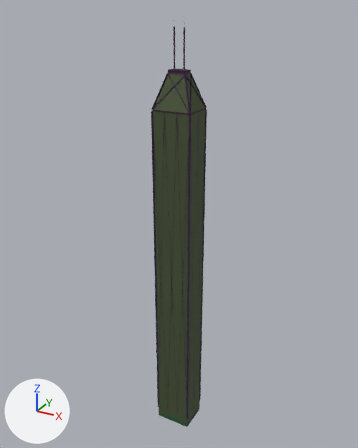
Renders of the glTF model public/assets/buildings/tower_n.glb from each side of a commit.
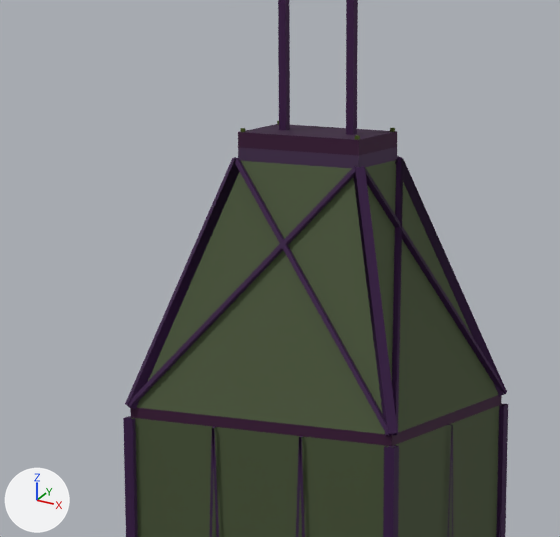
There are two pictures of each version: one whole from a camera (50 mm lens) standing at (188.0, -343.0, 383.0) and looking at (-5.0, 8.0, 207.0), one close up on the part from 37% to 60% of the width and 11% to 29% of the height. The axes (+X, +Y, +Z) are drawn at lower left. The lights are the same throughout. The older version's two pictures come first. Vertices at exactly the same position are counted once.

Script lines for the objects in view, before the commit:
```python
me_tower_n = bpy.data.meshes.new('tower_n')
me_tower_n.from_pydata(...)  # 440 vertices, 502 faces; spans x -0.09..0.09, y -0.08..0.08, z -1.0..1.0
me_tower_n.materials.append(mat_m_facade)
ob_tower_n = bpy.data.objects.new('tower_n', me_tower_n)
ob_tower_n.location = (0.0, 0.0, 186.5)
ob_tower_n.scale = (187.0, 187.0, 187.0)
```
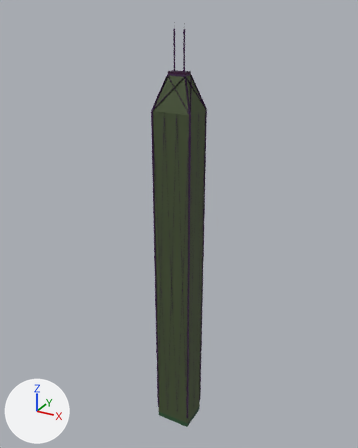
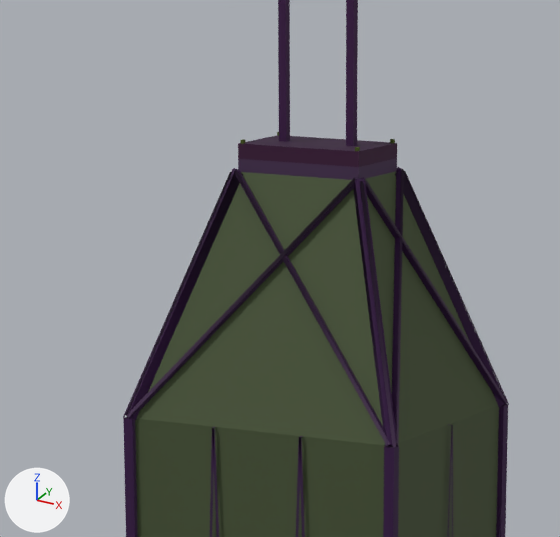
Where the change shows, as pixel boxes (x1, y1, x2, y2) in the close-ups (560 x 537 px; the box of a moved part takes in the faces that stretch with it):
'tower_n', reshaped, moved, rescaled
    before: (123, 0, 508, 537)
    after: (123, 0, 509, 537)
part 1 of me_tower_n, added
    after: (127, 178, 357, 418)
part 2 of me_tower_n, added
    after: (234, 169, 390, 446)
part 3 of me_tower_n, added
    after: (363, 177, 507, 404)
part 4 of me_tower_n, moved or reshaped
    before: (123, 0, 508, 537)
    after: (123, 0, 509, 537)

The edits, one by one:
me_tower_n is used by ob_tower_n; location (0.0, 0.0, 186.5); scale (187.0, 187.0, 187.0).
me_tower_n had 440 vertices, 502 faces and spanned x -0.09..0.09, y -0.08..0.08, z -1.0..1.0.
me_tower_n now has 528 vertices, 614 faces and spans x -0.09..0.09, y -0.08..0.08, z -1.0..1.0.
me_tower_n part 1: the loose piece of 8 vertices spanning x -0.04..0.09, y -0.08..-0.02, z 0.66..0.8 is copied, and the copy is mirrored in x about the mesh origin; it spans x -0.09..0.04, y -0.08..-0.03, z 0.66..0.8.
me_tower_n part 2: the loose piece of 8 vertices spanning x -0.09..0.04, y -0.08..-0.02, z 0.66..0.8 is copied, and the copy is mirrored in x about the mesh origin; it spans x -0.04..0.09, y -0.08..-0.03, z 0.66..0.8.
me_tower_n part 3: the loose piece of 8 vertices spanning x 0.04..0.09, y -0.07..0.03, z 0.66..0.8 is copied, and the copy is scaled about the mesh origin by (0.998, -1, 1); it spans x 0.04..0.09, y -0.03..0.07, z 0.66..0.8.
me_tower_n part 4: 10 vertices moved within x -0.09..0.09, y -0.07..0.07, z 0.66; 106 vertices removed from x -0.09..0.09, y -0.08..0.08, z 0.65..0.98; 130 vertices added at x -0.09..0.09, y -0.08..0.08, z -0.94..0.98.
Other edits to the shape of me_tower_n do not show in these pictures.
Object 'tower_n' (ob_tower_n) moves from (0.0, 0.0, 186.5) to (0.0, 0.0, 185.9).
Object 'tower_n' (ob_tower_n) is rescaled from (187.0, 187.0, 187.0) to (186.0, 186.0, 186.0).
